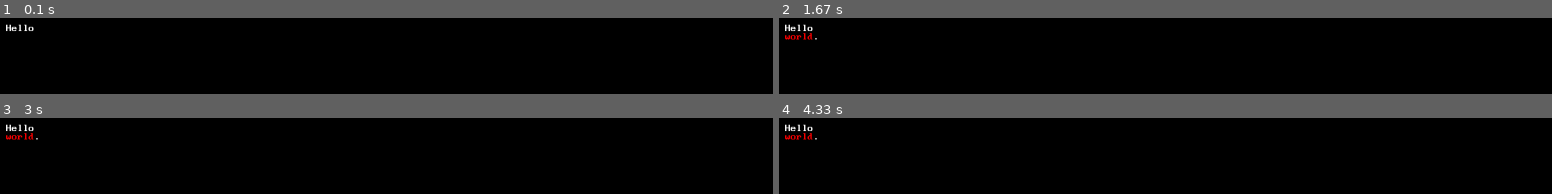
Above: before the commit, frames 1-4 (two rows, left to right).
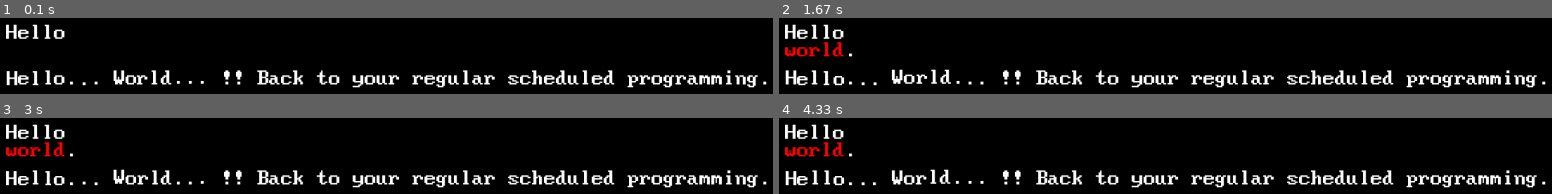
Above: after the commit, the same moments.

Repository: mortalglitch/reflections-cyoa
Game: pygame game, started from main.py
Same seed, same stepped clock (60 frames per second), same inputs: the game is played once before the commit and once after it. The source is Python 2; it was converted automatically to run under Python 3.
Inputs:
- Up to frame 1 (0.1 s): no input
- Up to frame 2 (1.67 s): no input
- Up to frame 3 (3 s): no input
- Up to frame 4 (4.33 s): no input

The runs differ from the first frame. In frame 1, 8.1% of the frame differs, in the area x 0-100%, y 7-93%; in frame 2, 8.9%; in frame 3, 8.9%; in frame 4, 8.9%.

Commit message:
Updated main.py to include temporary working demo functions. These will be moved in the future.

Diff:
--- a/main.py
+++ b/main.py
@@ -1,11 +1,16 @@
 import pygame
 import pmtext.para
 import pmtext.util_pygame
+import random
+import math
 
 from config.default_config import SCREEN_HEIGHT, SCREEN_WIDTH
 
+game_frame = 0
+
 
 def main():
+    global game_frame
     # pygame init
     pygame.init()
     screen = pygame.display.set_mode((SCREEN_WIDTH, SCREEN_HEIGHT))
@@ -17,7 +22,7 @@
 
     # pmtext init
     font = pmtext.util_pygame.TTF(
-        "./fonts/BigBlueTerminal/BigBlueTermPlusNerdFontMono-Regular.ttf", 12
+        "./fonts/BigBlueTerminal/BigBlueTermPlusNerdFontMono-Regular.ttf", 25
     )
     p = pmtext.para.Graph(font)
     t = pmtext.para.Typewriter(p)
@@ -25,11 +30,21 @@
     t.color(255, 255, 255)
     t.string("Hello ")
     t.newline()
-    t.wait(10)
+    t.wait(50)
     t.color(255, 0, 0)
     t.string("world")
     t.color(255, 255, 255)
     t.string(".")
+
+    jit = pmtext.para.Graph(font)
+    jit.shake(jitter)
+    jit.string("Hello... ")
+
+    jit.shake(singsong)
+    jit.string("World... ")
+
+    jit.shake(None)
+    jit.string("!! Back to your regular scheduled programming.")
 
     while True:
         for event in pygame.event.get():
@@ -42,12 +57,29 @@
         t.pulse()
         t.draw(screen, 10, 10)
 
+        jit.draw(screen, 10, 75)
+
         # Update the window
         pygame.display.flip()
+        game_frame += 1
 
         # print("Hello from reflections-cyoa!")
         dt = clock.tick(60) / 1000
 
 
+def jitter(char_index):
+    """Angry text motion."""
+    x = random.randint(0, 1)
+    y = random.randint(0, 1)
+    return x, y
+
+
+def singsong(char_index):
+    """Happy text motion."""
+    x = math.cos(float(game_frame + char_index) / 2)
+    y = math.sin(float(game_frame + char_index) / 2)
+    return x, y
+
+
 if __name__ == "__main__":
     main()
